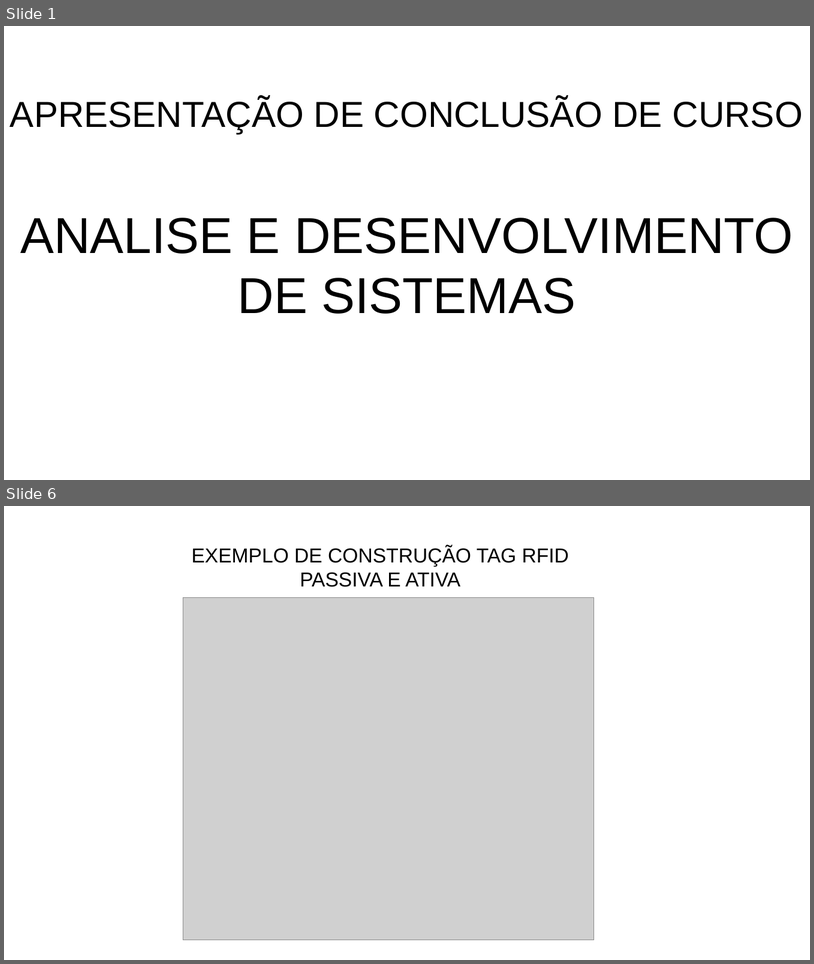
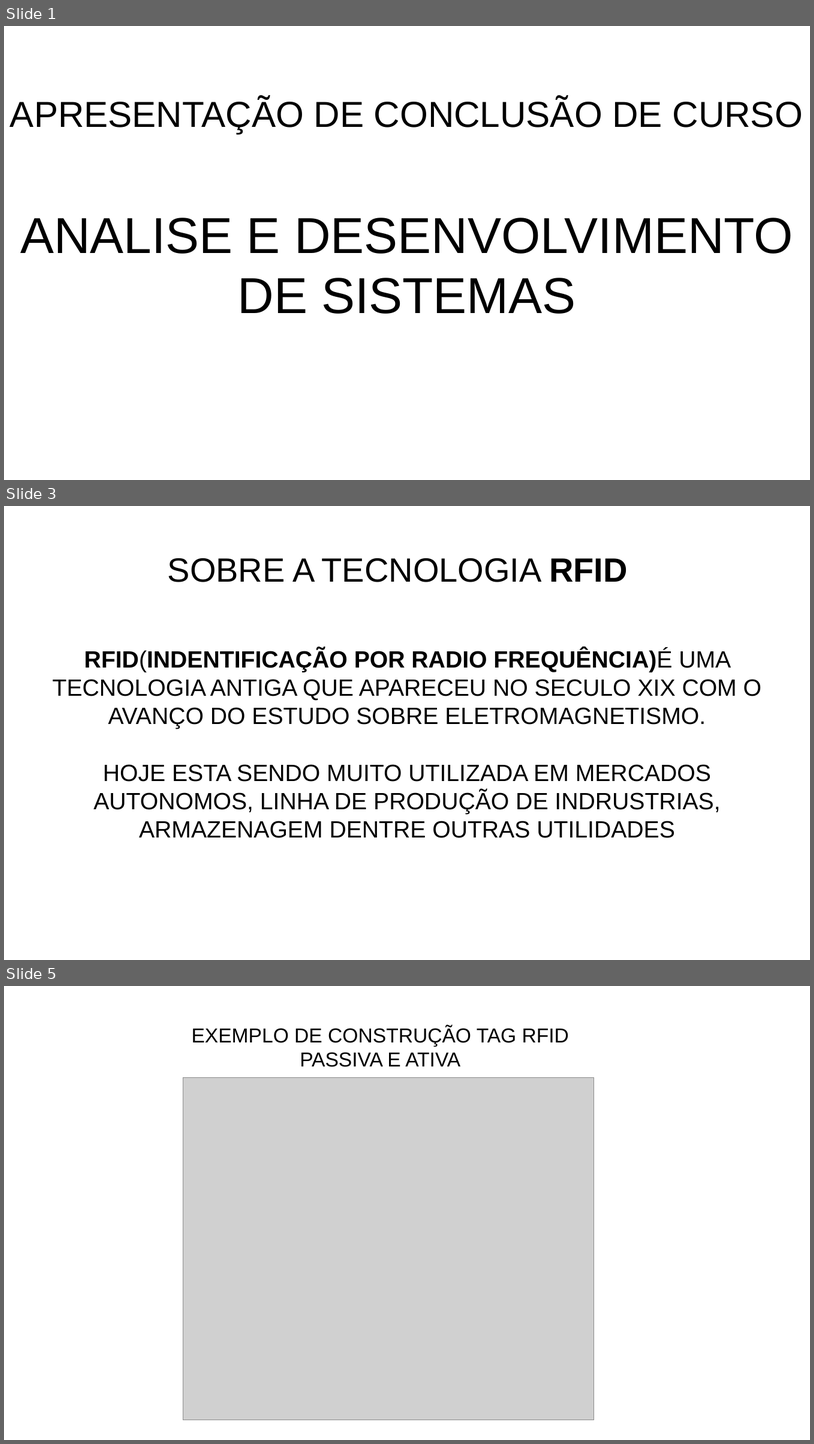
Before and after one commit to schotka/Prointer-V, a slide deck: 01-12-2020/Apresentação-faculdade - felipe schotka.pptx. Shown one above the other, each under a label of ours: slides 1 and 6 before the commit, slides 1, 3 and 5 after it; the slides between them are not shown. The pictures are 814x964 and 814x1444 pixels, drawn with LibreOffice and Linux fonts; fonts in the diff are those of the drawing; grey boxes stand for pictures; background and template pictures are left out. Boxes give left, top, right and bottom in pixels: in the first picture for what was removed or moved away, otherwise in the second. Text is boxed around its words. In the diff, an @@ line names an element or a change of style, - is before the commit and + after.

```diff
--- a/01-12-2020/Apresentação-faculdade - felipe schotka.pptx
+++ b/01-12-2020/Apresentação-faculdade - felipe schotka.pptx
@@ slide 3 added at (4, 506, 810, 960), background picture (left out) @@
@@ text added at (168, 558, 627, 582), 40 pt, text #000000 @@
+SOBRE A TECNOLOGIA RFID
@@ text added at (53, 649, 762, 729), 28 pt, text #000000 @@
+RFID(INDENTIFICAÇÃO POR RADIO FREQUÊNCIA)É UMA TECNOLOGIA ANTIGA QUE APARECEU NO SECULO XIX COM O AVANÇO DO ESTUDO SOBRE ELETROMAGNETISMO.
@@ text added at (93, 764, 720, 838), 28 pt, text #000000 @@
+HOJE ESTA SENDO MUITO UTILIZADA EM MERCADOS AUTONOMOS, LINHA DE PRODUÇÃO DE INDRUSTRIAS, ARMAZENAGEM DENTRE OUTRAS UTILIDADES
@@ what was slide 6 is now slide 5 @@
```
Also in this commit, not shown: 6 slides changed, 2 other slides added, 4 slides removed, 3 other files.
